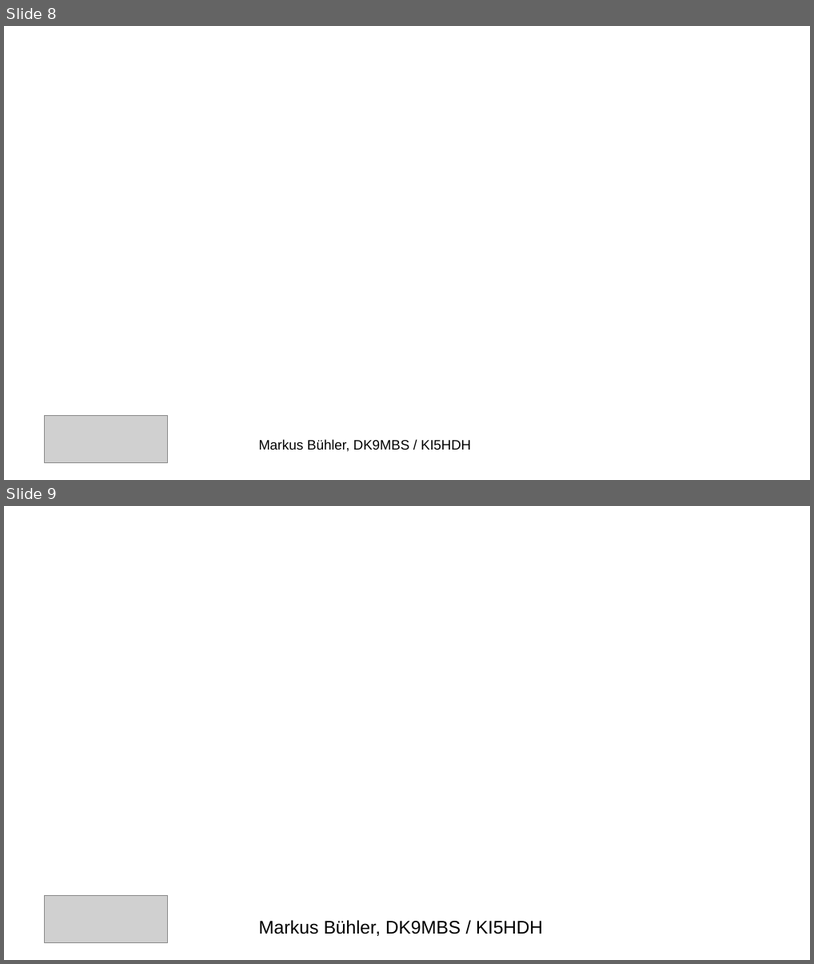
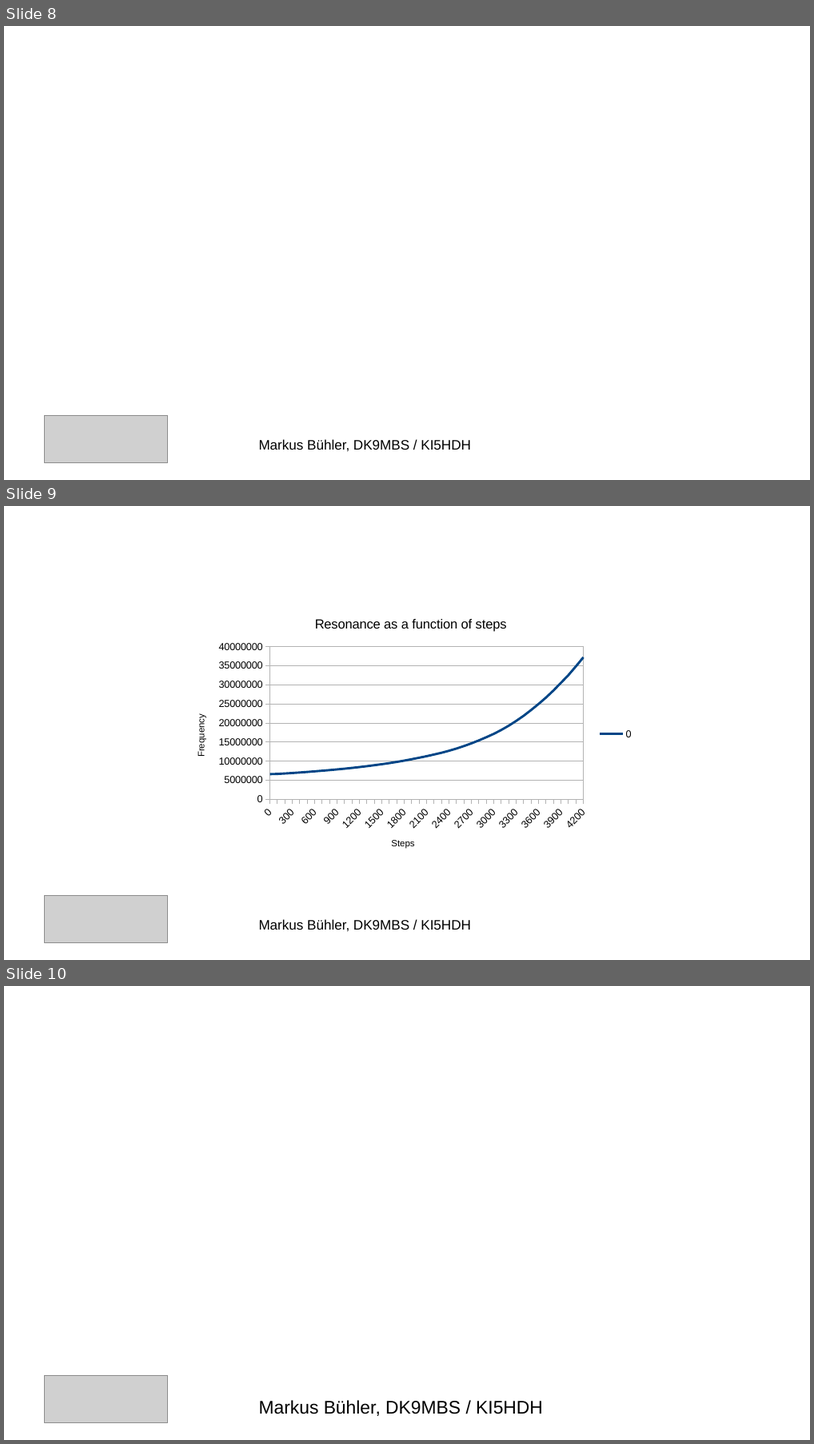
Before and after one commit to dk9mbs/MagLoop, a slide deck: docu/Dokumentation.odp. Shown one above the other, each under a label of ours: slides 8 and 9 before the commit, slides 8, 9 and 10 after it. The pictures are 814x964 and 814x1444 pixels, drawn with LibreOffice and Linux fonts; fonts in the diff are those of the drawing; grey boxes stand for pictures. Boxes give left, top, right and bottom in pixels: in the first picture for what was removed or moved away, otherwise in the second. Text is boxed around its words. In the diff, an @@ line names an element or a change of style, - is before the commit and + after.

```diff
--- a/docu/Dokumentation.odp
+++ b/docu/Dokumentation.odp
@@ slide 9 added at (4,506,810,960), background #FFFFFF @@
@@ line chart added at (180,604,642,864) @@
+title "Resonance as a function of steps"
+categories: 0, 100, 200, 300, 400, 500, 600, 700, 800, 900, 1000, 1100, 1200, 1300, 1400, 1500, 1600, 1700, 1800, 1900, 2000, 2100, 2200, 2300, 2400, 2500, 2600, 2700, 2800, 2900, 3000, 3100, 3200, 3300, 3400, 3500, 3600, 3700, 3800, 3900, 4000, 4100, 4200
+0: 7000000, 7000000, 7000000, 7000000, 7000000, 7000000, 7000000, 8000000, 8000000, 8000000, 8000000, 8000000, 8000000, 9000000, 9000000, 9000000, 9000000, 10000000, 10000000, 11000000, 11000000, 11000000, 12000000, 12000000, 13000000, 13000000, 14000000, 15000000, 15000000, 16000000, 17000000, 18000000, 19000000, 21000000, 22000000, 23000000, 25000000, 27000000, 29000000, 31000000, 33000000, 35000000, 37000000
@@ picture added at (44,896,168,943) @@
@@ text added at (259,919,471,932), 13.5 pt, text #000000 @@
+Markus Bühler, DK9MBS / KI5HDH
@@ what was slide 9 is now slide 10 @@
```
Also in this commit, not shown: 12 other files.
